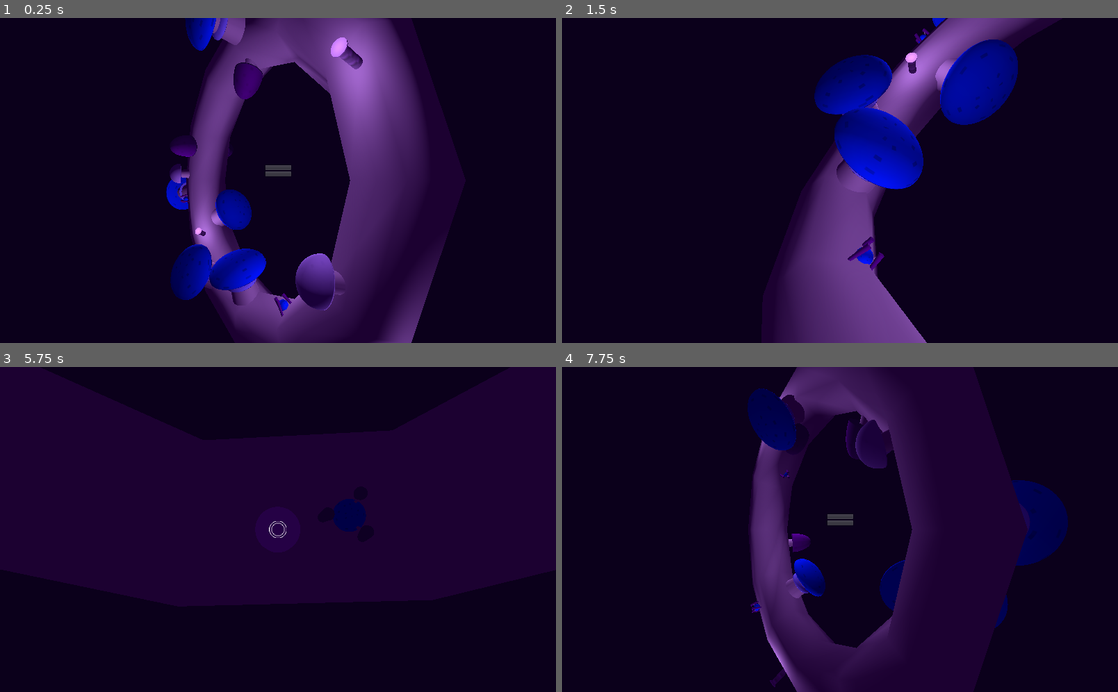
Above: before the commit, frames 1-4 (two rows, left to right).
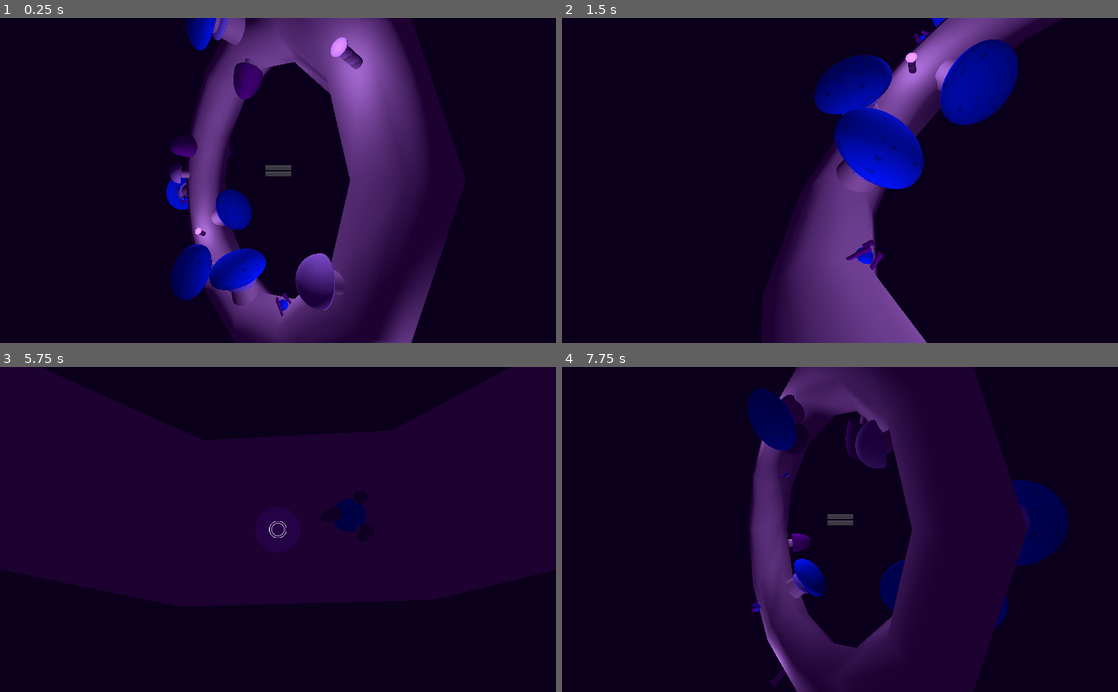
Above: after the commit, the same moments.

Repository: the-alex-g/LD47
Game: Godot game, scene res://Main/MainMenu.tscn
Same seed, same stepped clock (60 frames per second), same inputs: the game is played once before the commit and once after it.
Inputs:
- Up to frame 1 (0.25 s): no input
- Up to frame 2 (1.5 s): click "Play" at 0.5 s; hold Up (Forward) from 1.28 s (still down)
- Up to frame 3 (5.75 s): release Up (Forward) at 2.78 s; hold Left (Left) 2.78-4.28 s; hold Down (Backward) 4.28-5.03 s; hold Right (Right) from 5.03 s (still down)
- Up to frame 4 (7.75 s): release Right (Right) at 5.78 s; hold Up (Forward) 5.78-6.53 s; hold Right (Right) from 6.53 s (still down); tap Enter at 7.25 s

The runs differ from the first frame. In frame 1, less than 0.1% of the frame differs, in the area x 32-53%, y 54-89%; in frame 2, less than 0.1%, in the area x 51-66%, y 3-78%; in frame 3, less than 0.1%; in frame 4, less than 0.1%.

Commit message:
Exaggerate enemy walking animation

Diff:
--- a/Enemy.tscn
+++ b/Enemy.tscn
@@ -72,7 +72,7 @@
 
 [sub_resource type="Animation" id=9]
 resource_name = "Walk"
-length = 0.8
+length = 0.6
 loop = true
 tracks/0/type = "value"
 tracks/0/path = NodePath("Spatial/Enemy/Leg:rotation_degrees")
@@ -84,7 +84,7 @@
 "times": PoolRealArray( 0, 0.2 ),
 "transitions": PoolRealArray( 1, 1 ),
 "update": 0,
-"values": [ Vector3( -16.1454, 27.5101, -3.93558 ), Vector3( -7.89967, 26.6115, 0.365608 ) ]
+"values": [ Vector3( -23.0368, 28.825, -7.84857 ), Vector3( -7.89967, 26.6115, 0.365608 ) ]
 }
 tracks/1/type = "value"
 tracks/1/path = NodePath("Spatial/Enemy/Leg2:rotation_degrees")
@@ -96,7 +96,7 @@
 "times": PoolRealArray( 0.2, 0.4 ),
 "transitions": PoolRealArray( 1, 1 ),
 "update": 0,
-"values": [ Vector3( 16.277, -39.4795, 6.24421 ), Vector3( 9.73818, -41.2581, -1.63317 ) ]
+"values": [ Vector3( 26.0406, -42.7871, -2.86924 ), Vector3( 9.73818, -41.2581, -1.63317 ) ]
 }
 tracks/2/type = "value"
 tracks/2/path = NodePath("Spatial/Enemy/Leg3:rotation_degrees")
@@ -105,10 +105,10 @@
 tracks/2/imported = false
 tracks/2/enabled = true
 tracks/2/keys = {
-"times": PoolRealArray( 0.6, 0.8 ),
+"times": PoolRealArray( 0.4, 0.6 ),
 "transitions": PoolRealArray( 1, 1 ),
 "update": 0,
-"values": [ Vector3( 0, 0, -3.14102 ), Vector3( 0, 0, -14.749 ) ]
+"values": [ Vector3( 0, 0, -28.04 ), Vector3( 0, 0, -14.749 ) ]
 }
 
 [node name="Enemy" type="Spatial"]
@@ -124,17 +124,17 @@
 shape = SubResource( 1 )
 
 [node name="Leg" type="MeshInstance" parent="Spatial/Enemy"]
-transform = Transform( 0.893514, -0.0672112, 0.443979, -0.0617216, 0.960967, 0.26969, -0.444775, -0.268375, 0.854488, 0.190714, -1.19209e-07, 0.396887 )
+transform = Transform( 0.891454, -0.0660196, 0.448276, -0.0628912, 0.961724, 0.266704, -0.448726, -0.265947, 0.853181, 0.190714, -1.19209e-07, 0.396887 )
 mesh = SubResource( 2 )
 material/0 = SubResource( 3 )
 
 [node name="Leg2" type="MeshInstance" parent="Spatial/Enemy"]
-transform = Transform( 0.754498, -0.194455, -0.626833, 0.0532366, 0.970085, -0.236859, 0.654139, 0.145339, 0.742279, 0.222341, 0.00416255, -0.331737 )
+transform = Transform( 0.75462, -0.0900735, -0.64995, -0.0280897, 0.985191, -0.169146, 0.65556, 0.145898, 0.740915, 0.222341, 0.00416279, -0.331737 )
 mesh = SubResource( 2 )
 material/0 = SubResource( 3 )
 
 [node name="Leg3" type="MeshInstance" parent="Spatial/Enemy"]
-transform = Transform( 0.975767, 0.218809, 0, -0.218809, 0.975767, 0, 0, 0, 1, -0.451147, 0, 0 )
+transform = Transform( 0.882619, 0.470088, 0, -0.470088, 0.882619, 0, 0, 0, 1, -0.451147, 0, 0 )
 mesh = SubResource( 2 )
 material/0 = SubResource( 3 )
 
--- a/Main/HUD.gd
+++ b/Main/HUD.gd
@@ -18,4 +18,5 @@
 	_message.text = "You have illuminated the inky void"
 	_message.visible = true
 	yield(get_tree().create_timer(2), "timeout")
+	Input.set_mouse_mode(Input.MOUSE_MODE_VISIBLE)
 	var _error = get_tree().change_scene("res://Main/MainMenu.tscn")
--- a/Main/Main.gd
+++ b/Main/Main.gd
@@ -1,6 +1,6 @@
 extends CSGTorus
 
-var _lit_rods := 2
+var _lit_rods := 0
 signal GO
 signal lit
 signal player_dead
@@ -29,4 +29,5 @@
 func _on_Player_dead():
 	emit_signal("player_dead")
 	yield(get_tree().create_timer(2), "timeout")
+	Input.set_mouse_mode(Input.MOUSE_MODE_VISIBLE)
 	var _error = get_tree().change_scene("res://Main/MainMenu.tscn")
